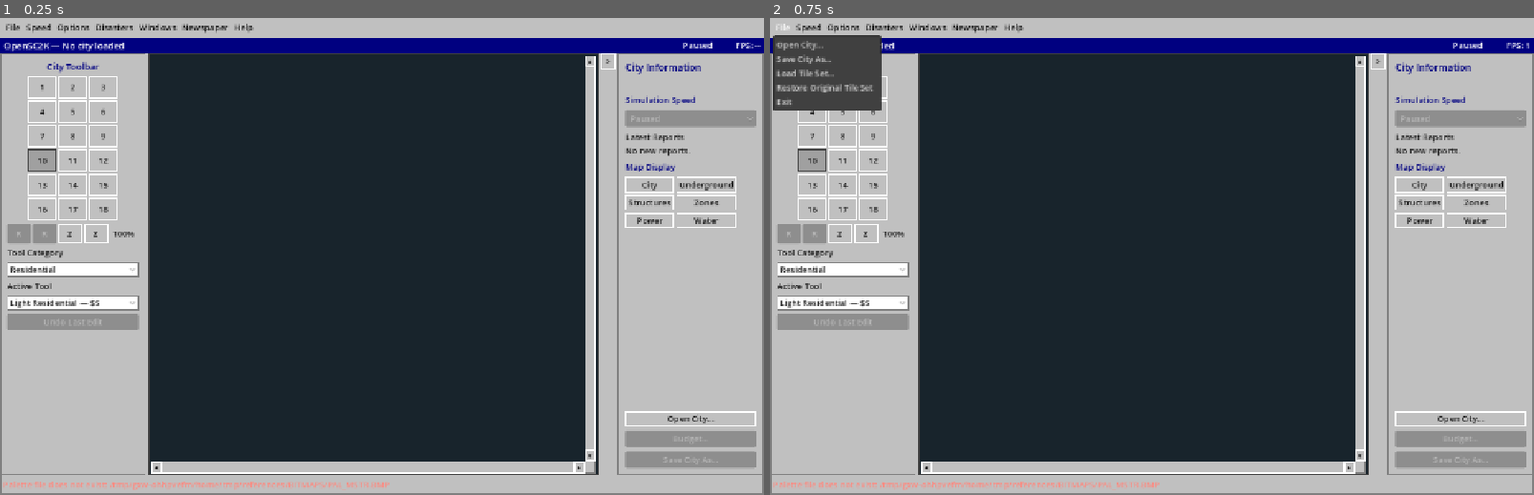
Above: before the commit, frames 1-2 (left to right).
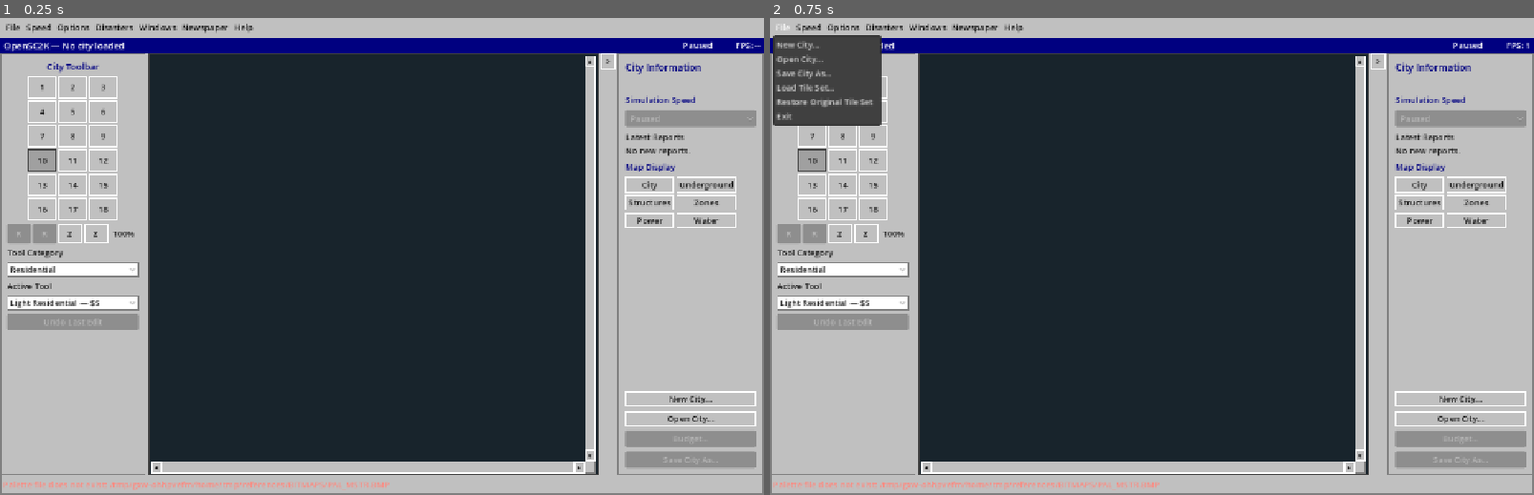
Above: after the commit, the same moments.

Repository: nicholas-ochoa/OpenSC2K
Game: Godot game, scene res://main.tscn
Same seed, same stepped clock (60 frames per second), same inputs: the game is played once before the commit and once after it.
Inputs:
- Up to frame 1 (0.25 s): no input
- Up to frame 2 (0.75 s): click "File" at 0.5 s

The runs differ from the first frame. In frame 1, 0.2% of the frame differs, in the area x 81-99%, y 78-82%; in frame 2, 1.0%, in the area x 0-99%, y 4-82%.

Commit message:
new city dialog

Diff:
--- a/game/src/main.gd
+++ b/game/src/main.gd
@@ -2,6 +2,7 @@
 
 const Sc2Document = preload("res://src/formats/sc2_file.gd")
 const CityModel = preload("res://src/model/city_state.gd")
+const NewCity = preload("res://src/model/new_city_setup.gd")
 const ScenarioModel = preload("res://src/model/scenario_state.gd")
 const Palette = preload("res://src/assets/sc2_palette.gd")
 const SpriteArchive = preload("res://src/assets/sc2_sprite_archive.gd")
@@ -183,6 +184,11 @@
 var file_dialog: FileDialog
 var save_dialog: FileDialog
 var tile_set_dialog: FileDialog
+var new_city_dialog: ConfirmationDialog
+var new_city_name_input: LineEdit
+var new_city_mayor_input: LineEdit
+var new_city_difficulty: OptionButton
+var new_city_year: OptionButton
 var save_button: Button
 var budget_button: Button
 var group_selector: OptionButton
@@ -349,6 +355,7 @@
 		or tunnel_dialog.visible
 		or (forest_protest_dialog != null and forest_protest_dialog.visible)
 		or (query_overlay != null and query_overlay.visible)
+		or (new_city_dialog != null and new_city_dialog.visible)
 		or bond_dialog.visible
 		or military_dialog.visible
 		or scenario_dialog.visible
@@ -457,8 +464,8 @@
 	menu_row.add_theme_constant_override("separation", 0)
 	menu_bar.add_child(menu_row)
 	_add_menu(menu_row, "File", [
-		["Open City...", 0], ["Save City As...", 1], ["Load Tile Set...", 2],
-		["Restore Original Tile Set", 3], ["Exit", 4],
+		["New City...", 0], ["Open City...", 1], ["Save City As...", 2],
+		["Load Tile Set...", 3], ["Restore Original Tile Set", 4], ["Exit", 5],
 	], _on_file_menu)
 	_add_menu(menu_row, "Speed", [
 		["Pause", 0], ["Turtle", 1], ["Llama", 2], ["Cheetah", 3],
@@ -749,6 +756,10 @@
 	var spacer := Control.new()
 	spacer.size_flags_vertical = Control.SIZE_EXPAND_FILL
 	sidebar.add_child(spacer)
+	var new_city_button := Button.new()
+	new_city_button.text = "New City..."
+	new_city_button.pressed.connect(_open_new_city_dialog)
+	sidebar.add_child(new_city_button)
 	var open_button := Button.new()
 	open_button.text = "Open City..."
 	open_button.pressed.connect(_open_city_dialog)
@@ -796,6 +807,54 @@
 	tile_set_dialog.add_filter("*.MIF, *.mif", "SCURK tile sets")
 	tile_set_dialog.file_selected.connect(_load_tile_set)
 	add_child(tile_set_dialog)
+
+	new_city_dialog = ConfirmationDialog.new()
+	new_city_dialog.title = "New City"
+	# keep the built-in label in the layout. an empty label makes an embedded
+	# confirmationdialog reuse the full viewport height
+	new_city_dialog.dialog_text = " "
+	new_city_dialog.min_size = Vector2i(520, 390)
+	new_city_dialog.exclusive = true
+	new_city_dialog.get_ok_button().text = "Start New City"
+	new_city_dialog.confirmed.connect(_create_new_city)
+	var new_city_grid := GridContainer.new()
+	new_city_grid.columns = 2
+	new_city_grid.position = Vector2(18, 48)
+	new_city_grid.size = Vector2(484, 178)
+	new_city_grid.add_theme_constant_override("h_separation", 12)
+	new_city_grid.add_theme_constant_override("v_separation", 10)
+	new_city_dialog.add_child(new_city_grid)
+	for label_text in ["City Name", "Mayor Name", "Difficulty", "Starting Year"]:
+		var field_label := Label.new()
+		field_label.text = label_text
+		field_label.horizontal_alignment = HORIZONTAL_ALIGNMENT_RIGHT
+		field_label.vertical_alignment = VERTICAL_ALIGNMENT_CENTER
+		new_city_grid.add_child(field_label)
+		match label_text:
+			"City Name":
+				new_city_name_input = LineEdit.new()
+				new_city_name_input.max_length = 30
+				new_city_name_input.size_flags_horizontal = Control.SIZE_EXPAND_FILL
+				new_city_grid.add_child(new_city_name_input)
+			"Mayor Name":
+				new_city_mayor_input = LineEdit.new()
+				new_city_mayor_input.max_length = 23
+				new_city_mayor_input.size_flags_horizontal = Control.SIZE_EXPAND_FILL
+				new_city_grid.add_child(new_city_mayor_input)
+			"Difficulty":
+				new_city_difficulty = OptionButton.new()
+				new_city_difficulty.size_flags_horizontal = Control.SIZE_EXPAND_FILL
+				new_city_difficulty.add_item("Easy — $20,000", 1)
+				new_city_difficulty.add_item("Medium — $10,000", 2)
+				new_city_difficulty.add_item("Hard — $10,000 bond at 3%", 3)
+				new_city_grid.add_child(new_city_difficulty)
+			"Starting Year":
+				new_city_year = OptionButton.new()
+				new_city_year.size_flags_horizontal = Control.SIZE_EXPAND_FILL
+				for starting_year in NewCity.STARTING_YEARS:
+					new_city_year.add_item(str(starting_year), starting_year)
+				new_city_grid.add_child(new_city_year)
+	add_child(new_city_dialog)
 
 	sign_dialog = ConfirmationDialog.new()
 	sign_dialog.title = "City Sign"
@@ -1695,11 +1754,12 @@
 
 func _on_file_menu(id: int) -> void:
 	match id:
-		0: _open_city_dialog()
-		1: _open_save_dialog()
-		2: _open_tile_set_dialog()
-		3: _restore_original_tile_set()
-		4: get_tree().quit()
+		0: _open_new_city_dialog()
+		1: _open_city_dialog()
+		2: _open_save_dialog()
+		3: _open_tile_set_dialog()
+		4: _restore_original_tile_set()
+		5: get_tree().quit()
 
 
 func _on_speed_menu(id: int) -> void:
@@ -1819,6 +1879,61 @@
 	status_label.text = "Select a tool, then use the city view. Use the wheel to zoom. Use the right or middle mouse button to pan."
 
 
+func _open_new_city_dialog() -> void:
+	if new_city_dialog == null:
+		return
+	new_city_name_input.text = "New City"
+	new_city_mayor_input.text = (
+		city.mayor_name() if city != null and not city.mayor_name().is_empty() else "Mayor"
+	)
+	new_city_difficulty.select(0)
+	new_city_year.select(0)
+	new_city_dialog.popup_centered(Vector2i(520, 390))
+	new_city_name_input.grab_focus()
+	new_city_name_input.select_all()
+
+
+func _create_new_city() -> void:
+	var template_path := reference_root.path_join("DEFAULT.SC2")
+	var template := Sc2Document.load_path(template_path)
+	if not template.is_valid():
+		_show_error("Cannot load the default city: %s" % template.parse_error)
+		return
+	var difficulty := new_city_difficulty.get_selected_id()
+	var starting_year := new_city_year.get_selected_id()
+	var result := NewCity.create(
+		template,
+		new_city_name_input.text,
+		new_city_mayor_input.text,
+		difficulty,
+		starting_year,
+		tool_random,
+	)
+	if not result.ok:
+		_show_error("Cannot create a new city: %s" % result.error)
+		return
+	var document: Sc2File = result.document
+	_activate_document(
+		document,
+		null,
+		"Created %s in %d on %s difficulty. Map view: %s."
+		% [document.city_name(), starting_year, _difficulty_name(difficulty), overlay_mode.capitalize()]
+		+ " Flat default terrain is in use.",
+	)
+
+
+func _difficulty_name(difficulty: int) -> String:
+	match difficulty:
+		1:
+			return "Easy"
+		2:
+			return "Medium"
+		3:
+			return "Hard"
+		_:
+			return "Unknown"
+
+
 func _open_city_dialog() -> void:
 	var city_directory := ProjectSettings.globalize_path("res://../references/CITIES")
 	if DirAccess.dir_exists_absolute(city_directory):
@@ -1832,7 +1947,12 @@
 	var save_directory := ProjectSettings.globalize_path("user://cities")
 	DirAccess.make_dir_recursive_absolute(save_directory)
 	save_dialog.current_dir = save_directory
-	save_dialog.current_file = current_document.source_path.get_file().get_basename() + ".SC2"
+	var save_name := current_document.source_path.get_file().get_basename()
+	if save_name.is_empty() and city != null:
+		save_name = city.city_name().validate_filename()
+	if save_name.is_empty():
+		save_name = "New City"
+	save_dialog.current_file = save_name + ".SC2"
 	save_dialog.popup_centered_ratio(0.8)
 
 
@@ -2158,17 +2278,27 @@
 	if not document.is_valid():
 		_show_error(document.parse_error)
 		return
-
-	var loaded_city := CityModel.from_document(document)
-	if not loaded_city.is_valid():
-		_show_error(loaded_city.load_error)
-		return
 	var loaded_scenario: ScenarioState
 	if document.find_chunk("SCEN") != null:
 		loaded_scenario = ScenarioModel.from_document(document)
 		if not loaded_scenario.is_valid():
 			_show_error(loaded_scenario.load_error)
 			return
+	_activate_document(
+		document,
+		loaded_scenario,
+		"Loaded %s. Map view: %s."
+		% [path.get_file(), overlay_mode.capitalize()],
+	)
+
+
+func _activate_document(
+	document: Sc2File, loaded_scenario: ScenarioState = null, status_text := ""
+) -> bool:
+	var loaded_city := CityModel.from_document(document)
+	if not loaded_city.is_valid():
+		_show_error(loaded_city.load_error)
+		return false
 
 	if budget_dialog.visible:
 		budget_dialog.hide()
@@ -2200,6 +2330,8 @@
 	pending_tunnel_request.clear()
 	if tunnel_dialog.visible:
 		tunnel_dialog.hide()
+	if new_city_dialog != null and new_city_dialog.visible:
+		new_city_dialog.hide()
 	annual_budget_pending = false
 	game_over_active = false
 	city = loaded_city
@@ -2244,16 +2376,20 @@
 	save_button.disabled = false
 	budget_button.disabled = false
 	_update_zoom_controls(map_view.zoom_percent())
-	city_label.text = "OpenSC2K — %s" % (
-		city.city_name() if not city.city_name().is_empty() else path.get_file().get_basename()
-	)
+	var display_name := city.city_name()
+	if display_name.is_empty():
+		display_name = document.source_path.get_file().get_basename()
+	if display_name.is_empty():
+		display_name = "New City"
+	city_label.text = "OpenSC2K — %s" % display_name
 	_refresh_details()
 	status_label.remove_theme_color_override("font_color")
-	status_label.text = "Loaded %s. Map view: %s." % [path.get_file(), overlay_mode.capitalize()]
+	status_label.text = status_text if not status_text.is_empty() else "City ready."
 	_refresh_map()
 	_update_edit_state()
 	if loaded_scenario != null:
 		_open_scenario_intro(loaded_scenario)
+	return true
 
 
 func _save_copy(path: String) -> void:
